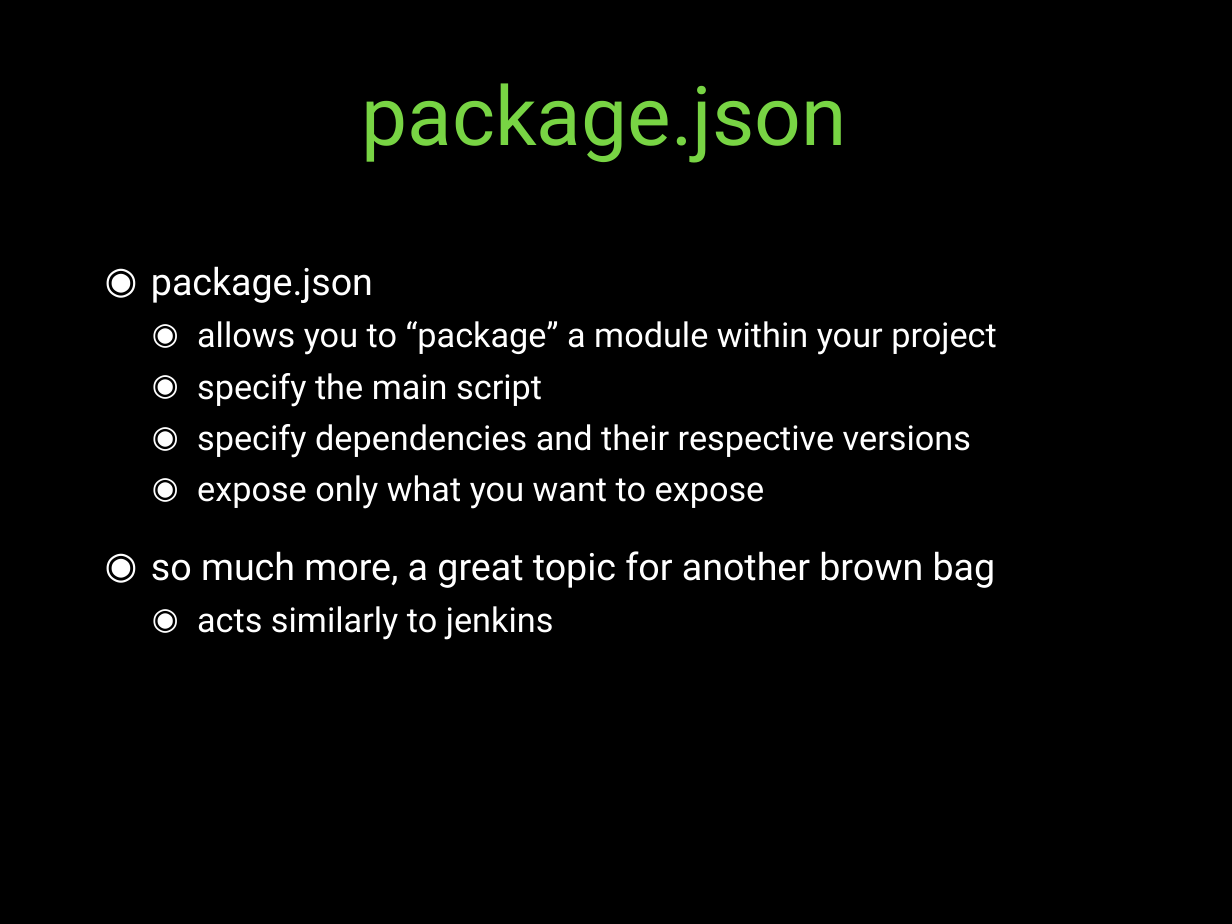
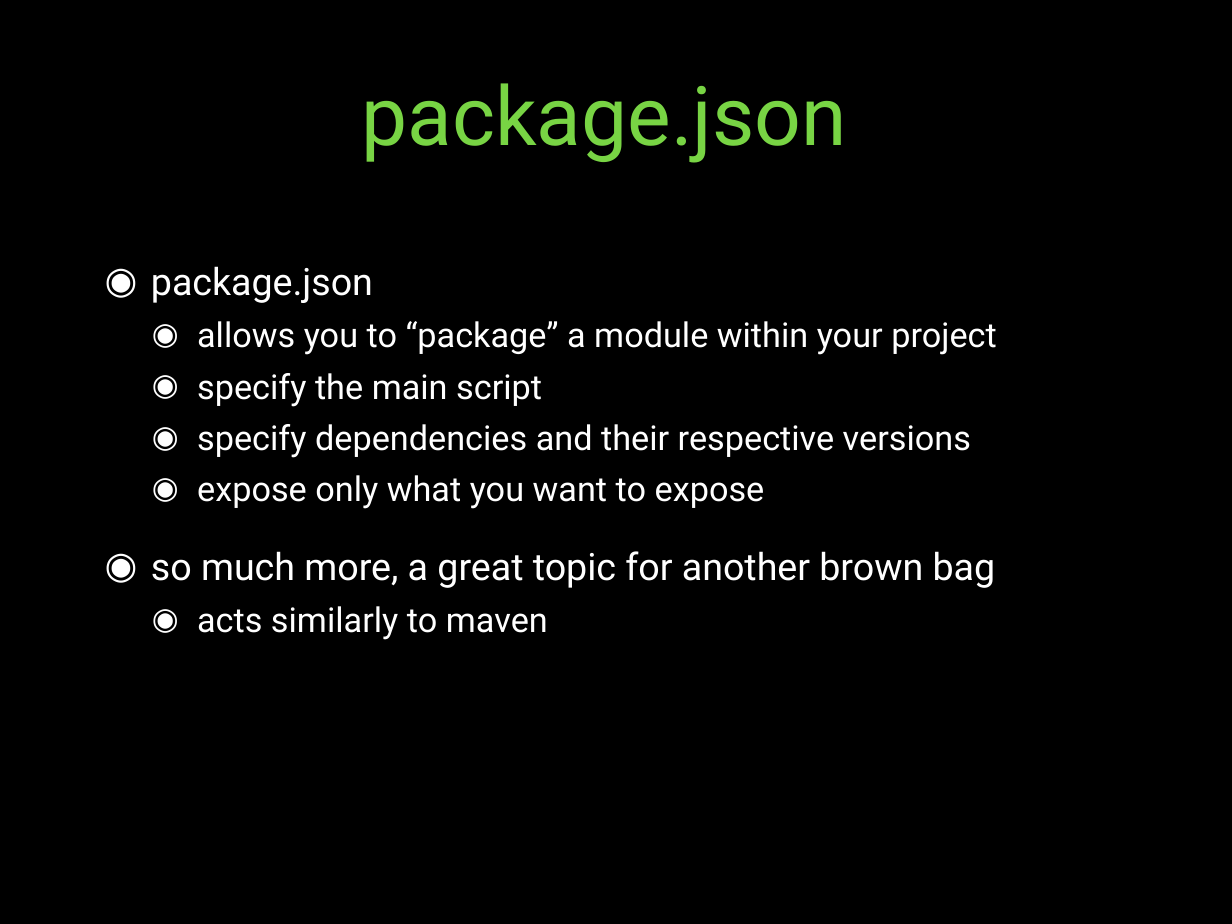
Before and after one commit to jeremyrambo/node-brownbag, a slide deck: slide 19 of nodejs/nodejs-introduction.pptx (slide 16 before the commit). Drawn at 1232x924 pixels with LibreOffice and Linux fonts; fonts in the diff are those of the drawing; background and template pictures are left out. Boxes give left, top, right and bottom in pixels: in the first picture for what was removed or moved away, otherwise in the second. Text is boxed around its words. In the diff, an @@ line names an element or a change of style, - is before the commit and + after.

Commit message:
Updated various typos in presentation.

```diff
--- a/nodejs/nodejs-introduction.pptx
+++ b/nodejs/nodejs-introduction.pptx
@@ text at [197, 606, 548, 640]: text changed @@
-  ◉ acts similarly to jenkins
+  ◉ acts similarly to maven
```
Also in this commit, not shown: 6 other slides changed.
